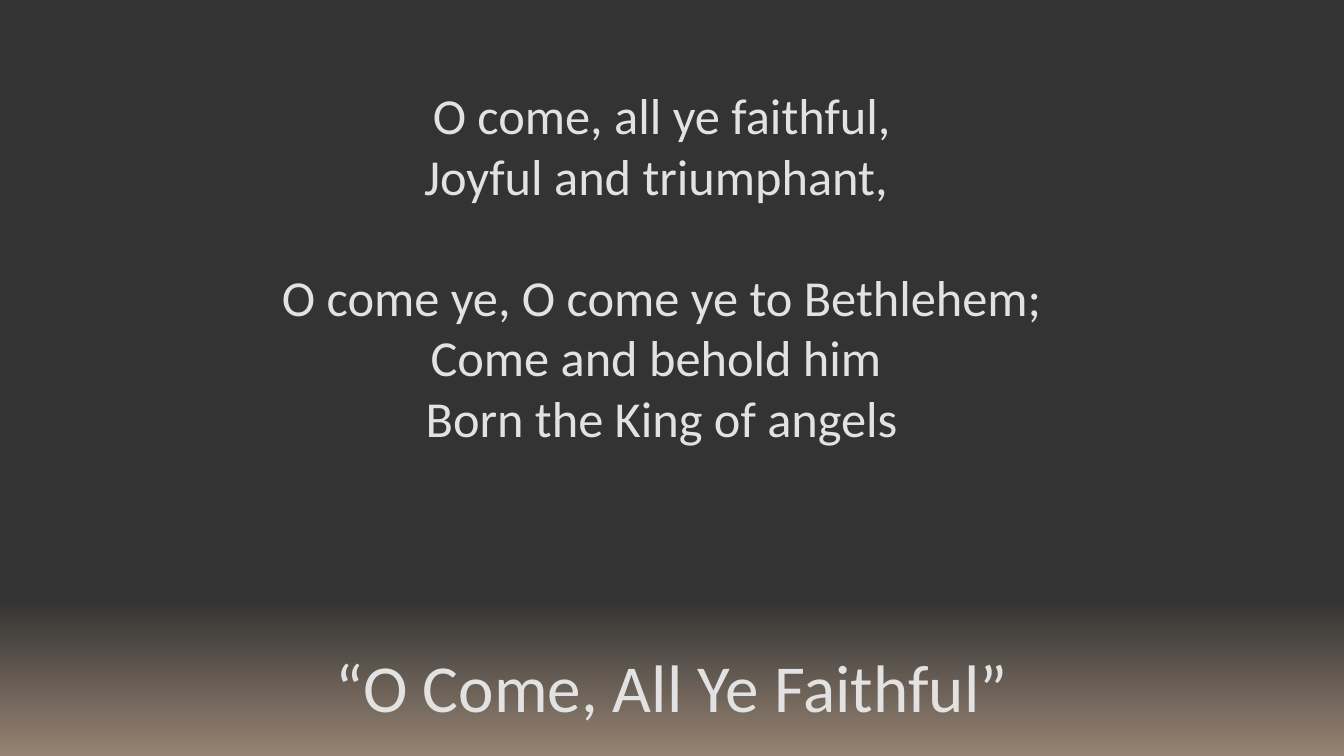
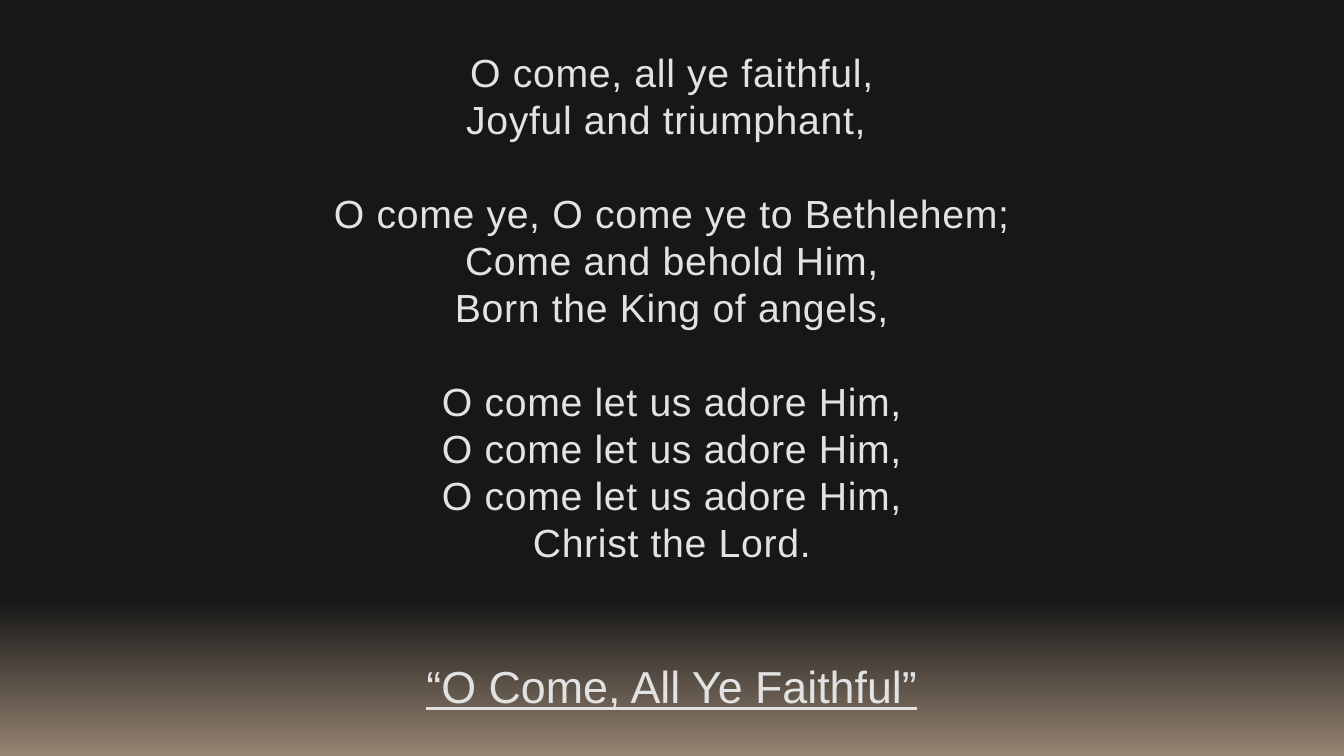
Before and after one commit to kevinmcmilian/ZarahemlaHymnPPTs, a slide deck: slide 1 of 165 - O Come All Ye Faithful.pptx. Drawn at 1344x756 pixels with LibreOffice and Linux fonts; fonts in the diff are those of the drawing. Boxes give left, top, right and bottom in pixels: in the first picture for what was removed or moved away, otherwise in the second. Text is boxed around its words. In the diff, an @@ line names an element or a change of style, - is before the commit and + after.

```diff
--- a/165 - O Come All Ye Faithful.pptx
+++ b/165 - O Come All Ye Faithful.pptx
@@ background #333333 to #161716 @@
@@ text "O come, all ye faithful,": place and size @@
-text "O come, all ye faithful," at box(282, 99, 1041, 446)
+text "O come, all ye faithful," at box(334, 58, 1009, 558)
@@ text at box(334, 58, 1009, 236): size 36 to 28 pt, font Calibri to Arial, letter spacing 0 to 0.5 pt in "O come, all ye faithful,", "Joyful and triumphant,", "O come ye, O come ye to ..." @@
@@ text at box(442, 246, 901, 558): text changed; size 36 to 28 pt; font Calibri to Arial @@
-Come and behold him
-Born the King of angels
+Come and behold Him,
+Born the King of angels,
+O come let us adore Him,
+O come let us adore Him,
+O come let us adore Him,
+Christ the Lord.
@@ text "“O Come, All Ye Faithful”" at box(426, 670, 917, 710): size 48 to 32 pt, font Calibri to Arial, underline on @@
```
Also in this commit, not shown: 2 other slides changed, 3 slides removed, 59 other files.
